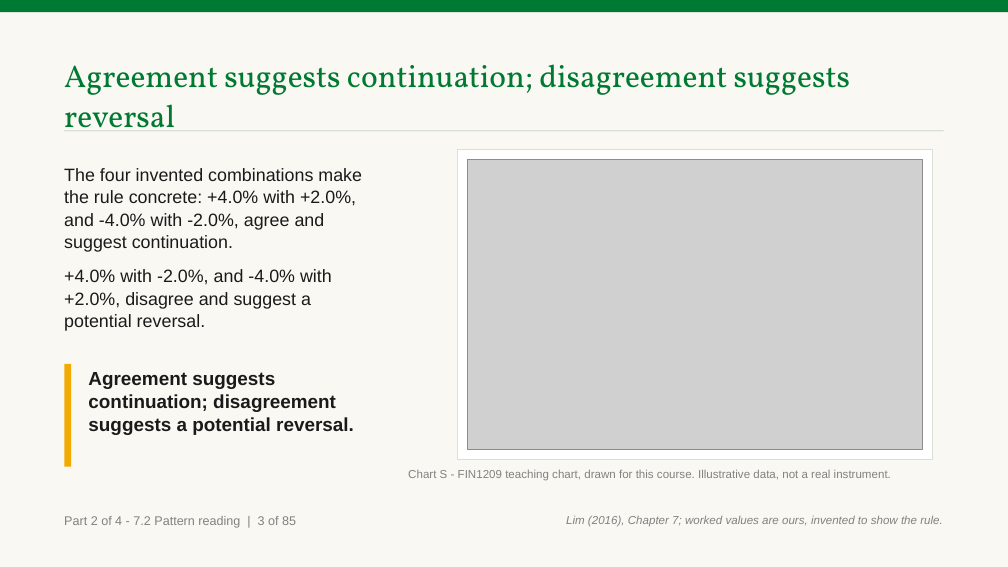
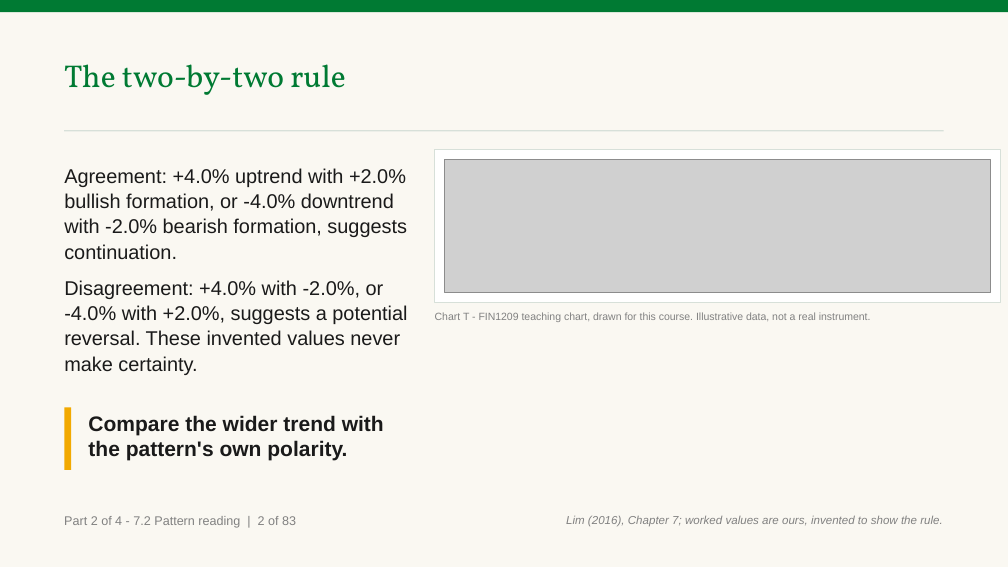
Before and after one commit to benjiesotelo-sudo/Telos_FIN1209, a slide deck: slide 17 of chapter-07/FIN1209-Chapter-07.pptx (slide 18 before the commit). Drawn at 1008x567 pixels with LibreOffice and Linux fonts; fonts in the diff are those of the drawing; grey boxes stand for pictures. Boxes give left, top, right and bottom in pixels: in the first picture for what was removed or moved away, otherwise in the second. Text is boxed around its words. In the diff, an @@ line names an element or a change of style, - is before the commit and + after.

Commit message:
fix(ch7): close Part 2 reader findings

```diff
--- a/chapter-07/FIN1209-Chapter-07.pptx
+++ b/chapter-07/FIN1209-Chapter-07.pptx
@@ text at box(64, 64, 345, 95): text changed @@
-Agreement suggests continuation; disagreement suggests reversal
+The two-by-two rule
@@ text at box(64, 168, 407, 375): text changed; size 17 to 19 pt @@
-The four invented combinations make the rule concrete: +4.0% with +2.0%, and -4.0% with -2.0%, agree and suggest continuation.
-+4.0% with -2.0%, and -4.0% with +2.0%, disagree and suggest a potential reversal.
+Agreement: +4.0% uptrend with +2.0% bullish formation, or -4.0% downtrend with -2.0% bearish formation, suggests continuation.
+Disagreement: +4.0% with -2.0%, or -4.0% with +2.0%, suggests a potential reversal. These invented values never make certainty.
@@ rectangle: place and size @@
-rectangle at box(457, 150, 932, 460)
+rectangle at box(435, 150, 1000, 302)
@@ picture: place and size @@
-picture at box(467, 160, 923, 450)
+picture at box(445, 160, 991, 293)
@@ text at box(435, 312, 871, 322): text changed; size 11 to 10 pt @@
-Chart S - FIN1209 teaching chart, drawn for this course. Illustrative data, not a real instrument.
+Chart T - FIN1209 teaching chart, drawn for this course. Illustrative data, not a real instrument.
@@ rectangle: place and size @@
-rectangle at box(64, 364, 71, 467)
+rectangle at box(64, 408, 71, 470)
@@ text at box(88, 415, 384, 461): text changed; size 18 to 20 pt @@
-Agreement suggests continuation; disagreement suggests a potential reversal.
+Compare the wider trend with the pattern's own polarity.
@@ text at box(64, 516, 296, 528): text changed @@
-Part 2 of 4 - 7.2 Pattern reading | 3 of 85
+Part 2 of 4 - 7.2 Pattern reading | 2 of 83
```
Also in this commit, not shown: 91 other slides changed, 1 slide added, 3 slides removed, 2 other files.
